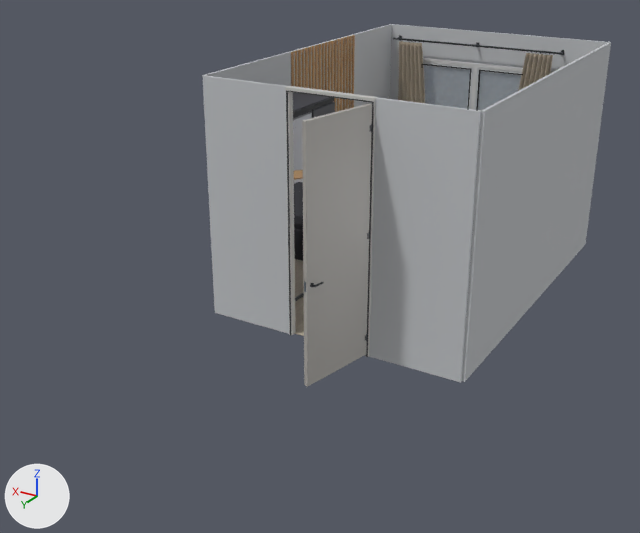
Renders of the Blender file blender/3D Szoba V56.blend from each side of a commit.
The view is the same before and after, from a 50 mm camera at (-2.62, 6.98, 4.33) aimed at (1.83, -0.43, 0.62). Arrows for +X, +Y and +Z are at lower left; the lights stay in place. The picture after the commit comes second. Mesh edges are drawn as thin lines on the coarser meshes.

In view in the first picture: 'Curtain · Right linen panel', 'Door frame · Jamb.001', 'Door · Flush satin slab', 'Entrance · left', 'Entrance · right', 'Left window · Glass layer 3', 'Long wall · picture side', 'Long wall · slatted side', 'P&B · Full-length mirror', 'Right window · Glass layer 3', 'Window wall · above', 'Window wall · left' and 41 more.
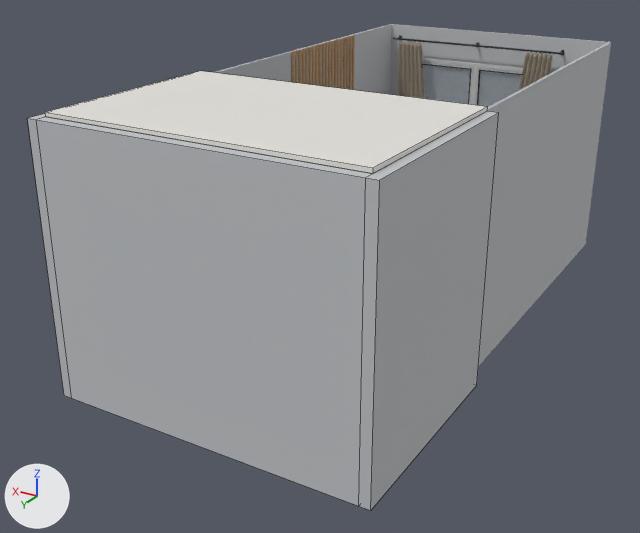
Scene script edits in JSON lines:
```json
{"op": "add", "block": "mat_entrance_passage___ceiling_matte_ivory", "code": ["mat_entrance_passage___ceiling_matte_ivory = principled_material('Entrance passage · Ceiling matte ivory')", "mat_entrance_passage___ceiling_matte_ivory.base_color = (0.77, 0.75, 0.71)  # light grey #e3e1db", "mat_entrance_passage___ceiling_matte_ivory.roughness = 0.91"]}
{"op": "add", "block": "me_passage___ceiling", "code": ["me_passage___ceiling = bpy.data.meshes.new('Passage · Ceiling')", "me_passage___ceiling.from_pydata(...)  # a box spanning x -1.5..1.5, y -1.02..1.02, z -0.02..0.02", "me_passage___ceiling.materials.append(mat_entrance_passage___ceiling_matte_ivory)  # light grey #e3e1db"]}
{"op": "add", "block": "me_passage___end_wall", "code": ["me_passage___end_wall = bpy.data.meshes.new('Passage · End wall')", "me_passage___end_wall.from_pydata(...)  # a box spanning x -1.5..1.5, y -0.05..0.05, z -1.3..1.3", "me_passage___end_wall.materials.append(mat_walls___mist_grey_matte_paint)  # light grey #c1c4c7"]}
{"op": "add", "block": "me_passage___right_wall", "code": ["me_passage___right_wall = bpy.data.meshes.new('Passage · Right wall')", "me_passage___right_wall.from_pydata(...)  # a box spanning x -0.05..0.05, y -1.07..1.07, z -1.3..1.3", "me_passage___right_wall.materials.append(mat_walls___mist_grey_matte_paint)  # light grey #c1c4c7"]}
{"op": "add", "block": "ob_passage___ceiling", "code": ["ob_passage___ceiling = bpy.data.objects.new('Passage · Ceiling', me_passage___ceiling)", "ob_passage___ceiling.location = (1.45, 1.01, 2.62)"]}
{"op": "add", "block": "ob_passage___end_wall", "code": ["ob_passage___end_wall = bpy.data.objects.new('Passage · End wall', me_passage___end_wall)", "ob_passage___end_wall.location = (1.45, 2.08, 1.3)"]}
{"op": "add", "block": "ob_passage___right_wall", "code": ["ob_passage___right_wall = bpy.data.objects.new('Passage · Right wall', me_passage___right_wall)", "ob_passage___right_wall.location = (3.0, 1.06, 1.3)"]}
{"op": "add", "block": "ob_passage___left_wall", "code": ["ob_passage___left_wall = bpy.data.objects.new('Passage · Left wall', me_passage___right_wall.copy())", "ob_passage___left_wall.location = (-0.1, 1.06, 1.3)"]}
```

Boxes [x1, y1, x2, y2] around the edits, measured in the pictures (640 x 533 px):
```json
{"object": "Passage · End wall", "change": "added", "after": [36, 117, 372, 506]}
{"object": "Passage · Left wall", "change": "added", "after": [359, 111, 499, 511]}
{"object": "Passage · Ceiling", "change": "added", "after": [45, 71, 487, 174]}
{"object": "Passage · Right wall", "change": "added", "after": [28, 113, 72, 398]}
{"object": "Entrance · left", "change": "unchanged, covered by the edit", "before": [369, 97, 481, 382]}
{"object": "Entrance · right", "change": "unchanged, covered by the edit", "before": [203, 76, 289, 334]}
{"object": "Door · Flush satin slab", "change": "unchanged, covered by the edit", "before": [302, 104, 372, 387]}
{"object": "P&B · Full-length mirror", "change": "unchanged, covered by the edit", "before": [293, 113, 312, 297]}
```
